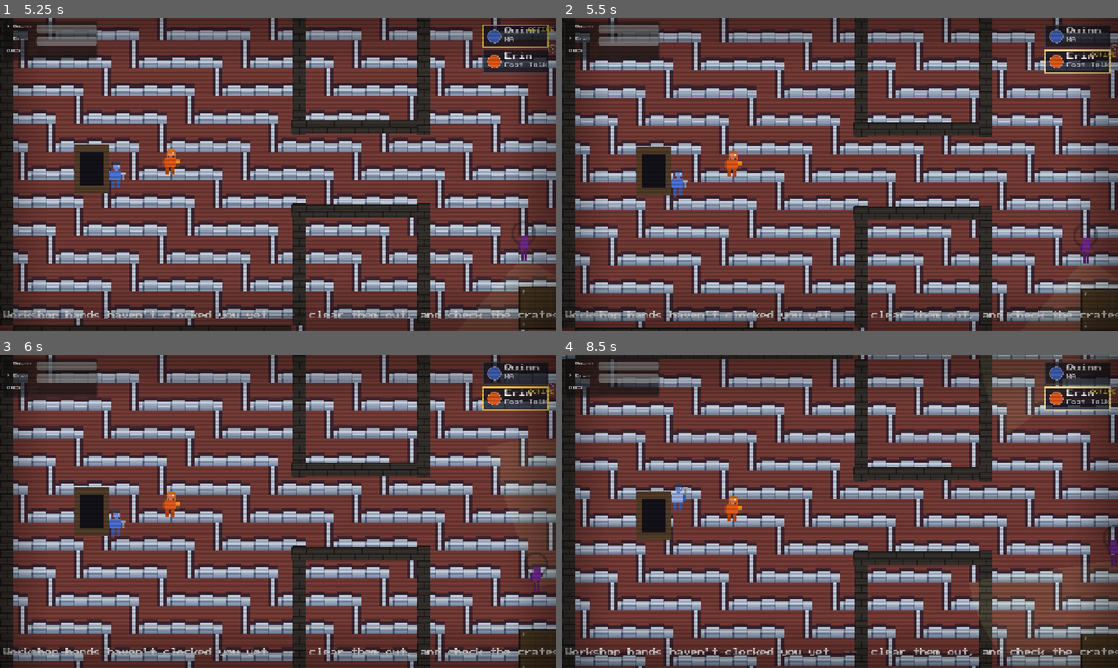
Above: before the commit, frames 1-4 (two rows, left to right).
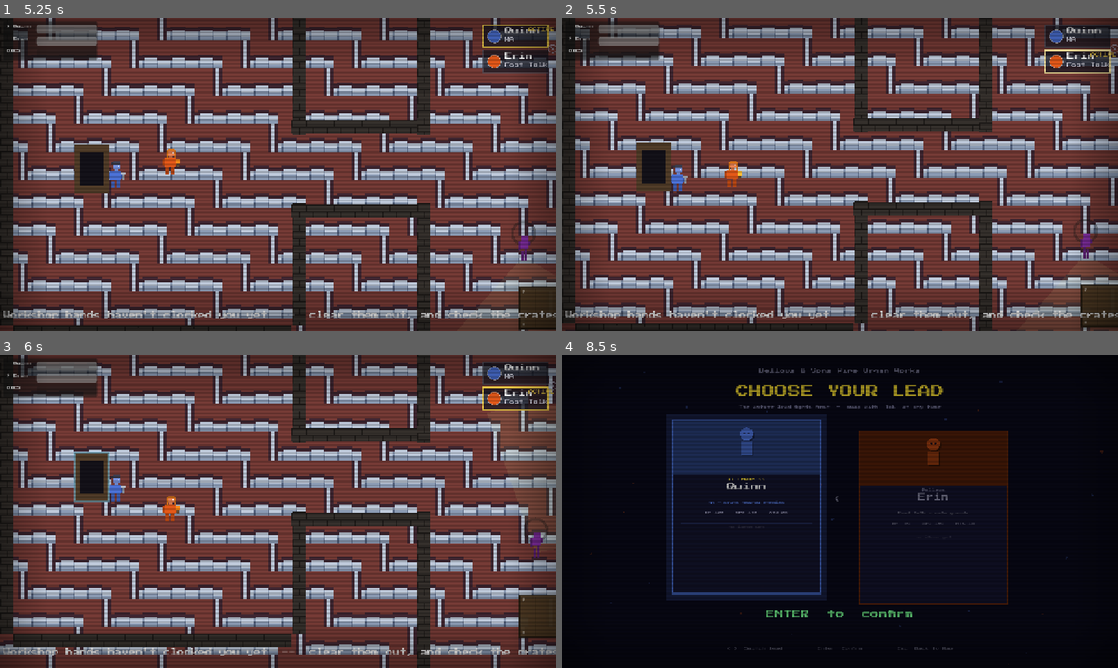
Above: after the commit, the same moments.

Repository: dougreichard/rpg_game
Game: Godot game, scene res://scenes/ui/TitleScreen.tscn
Two runs of this game, one before a commit and one after it. Both use one fixed random seed, a clock stepped at 60 frames per second and the inputs below.
Inputs (mouse positions are in pixels of both pictures, inside the frame that each line leads up to):
- Up to frame 1 (5.25 s): tap Enter (ui_accept) at 0.5, 0.77, 1.25, 3.77, 5 s; move the mouse to (400, 158) at 0.52 s; hold D (move_right) 0.53-1.25 s; tap Tab (swap) at 0.6, 2.3, 3.8 s; click (400, 158) at 0.67 s; drag from (166, 190) to (250, 237) at 1.27 s; move the mouse to (333, 105) at 2.02 s; hold D (move_right) 2.03-2.75 s; tap B (bies_mode) at 2.1 s; drag from (250, 237) to (111, 127) at 2.77 s; move the mouse to (444, 221) at 3.52 s; hold A (move_left) 3.53-4.25 s; tap G (special) at 3.6 s; drag from (111, 127) to (522, 252) at 4.27 s; move the mouse to (305, 174) at 5.02 s; hold S (move_down) from 5.03 s (still down); hold Shift from 5.03 s (still down); click (305, 174) at 5.17 s
- Up to frame 2 (5.5 s): keep holding S (move_down); keep holding Shift; tap Tab (swap) at 5.3 s
- Up to frame 3 (6 s): release S (move_down) at 5.75 s; release Shift at 5.75 s; drag from (194, 433) to (172, 511) at 5.77 s
- Up to frame 4 (8.5 s): move the mouse to (962, 495) at 6.52 s; hold W (move_up) 6.53-7.25 s; tap Ctrl at 6.6 s; tap Enter (ui_accept) at 6.77, 7.25, 8 s; tap Tab (swap) at 6.8, 8.3 s; drag from (728, 527) to (1106, 649) at 7.27 s; move the mouse to (895, 442) at 8.02 s; hold S (move_down) from 8.03 s (still down); hold F (attack) from 8.03 s (still down)

Frame 1 is identical in both runs. In frame 2, 41% of the frame differs, in the area x 0-100%, y 2-100%; in frame 3, 63%; in frame 4, 98%, in the area x 0-100%, y 0-100%.

Commit message:
Added CFannty's bottle

Diff:
--- /dev/null
+++ b/data/items/fannys_bottle.tres
@@ -0,0 +1,12 @@
+[gd_resource type="Resource" script_class="ItemData" load_steps=2 format=3]
+
+[ext_resource type="Script" path="res://scripts/systems/item_data.gd" id="1"]
+
+[resource]
+script = ExtResource("1")
+id = "fannys_bottle"
+display_name = "Fanny's Bottle"
+description = "A small dark bottle wrapped in cloth, wedged behind loose stones at the very end of the tunnel. Initials scratched into the base: F.B. Someone hid this here deliberately. It smells faintly of lavender and something you can't quite place."
+icon_color = Color(0.42, 0.18, 0.62, 1)
+owner_character = ""
+is_junk = false
--- a/scripts/autoload/game_manager.gd
+++ b/scripts/autoload/game_manager.gd
@@ -281,6 +281,11 @@
 	standby_player = prev
 	active_player.is_active = true
 	standby_player.is_active = false
+	# In single-player the keyboard must follow whoever is active.
+	# Co-op keeps each player bound to their own hardware prefix.
+	if not is_coop:
+		active_player.action_prefix = ""
+		standby_player.action_prefix = "p2_"
 	Audio.play("swap")
 	characters_swapped.emit()
 
--- a/scripts/levels/underground_tunnels.gd
+++ b/scripts/levels/underground_tunnels.gd
@@ -44,12 +44,18 @@
 const RustyKeyItem: ItemData      = preload("res://data/items/rusty_key.tres")
 const SecurityBadgeItem: ItemData = preload("res://data/items/security_badge.tres")
 const PocketLanternItem: ItemData = preload("res://data/items/pocket_lantern.tres")
+const FannysBottleItem: ItemData  = preload("res://data/items/fannys_bottle.tres")
 const KEY_LOOT_POS    := Vector2(560.0, 330.0)
 const BADGE_LOOT_POS  := Vector2(820.0, 350.0)
 const LANTERN_LOOT_POS := Vector2(300.0, 240.0)
+# Fanny's bottle: hidden at the very tip of the west-tunnel dead end, behind
+# Evan's rubble. Dark AND gated by rubble being cleared -- no hint is ever
+# shown for it. Both conditions must be met before it becomes visible.
+const FANNY_LOOT_POS  := Vector2(52.0, 288.0)
 # Persistence flags  --  kept separate so the restore logic stays readable.
 const LANTERN_LOOT_FLAG: String  = "lantern_loot_open"
 const DARK_LOOT_FLAG_KEYS := ["key_loot_open", "badge_loot_open"]
+const FANNY_LOOT_FLAG: String    = "fanny_loot_open"
 const PIP_RADIUS: float = 5.0
 const PIP_SPACING: float = 16.0
 const PIP_OFFSET_Y: float = -38.0
@@ -105,6 +111,9 @@
 # Dark loot boxes: hidden until the pocket lantern is held.
 var _dark_loot_boxes: Array = []
 var _dark_revealed: bool = false
+# Fanny's bottle: dark AND gated by rubble_cleared -- its own reveal flag.
+var _fanny_loot_box = null
+var _fanny_revealed: bool = false
 var _darkness: Node2D = null
 var _doorway = null
 
@@ -175,6 +184,10 @@
 	for box in _dark_loot_boxes:
 		if is_instance_valid(box):
 			box.visible = _dark_revealed
+	# Fanny's bottle: needs lantern AND rubble cleared.
+	_fanny_revealed = _has_lantern() and _rubble_cleared
+	if is_instance_valid(_fanny_loot_box):
+		_fanny_loot_box.visible = _fanny_revealed
 	if _enemies_cleared and _rubble_cleared and _hatch_hacked:
 		_cleared = true
 		hint_label.text = ""
@@ -260,6 +273,14 @@
 	add_child(badge_box)
 	_dark_loot_boxes.append(badge_box)
 
+	# Fanny's bottle: kept out of _dark_loot_boxes so _reveal_dark_boxes() doesn't
+	# expose it prematurely -- it needs BOTH lantern AND rubble cleared.
+	_fanny_loot_box = LootBoxScript.new()
+	_fanny_loot_box.setup(FannysBottleItem, FANNY_LOOT_POS,
+			GameManager.get_level_flag(LOCATION_ID, FANNY_LOOT_FLAG, false))
+	_fanny_loot_box.visible = false
+	add_child(_fanny_loot_box)
+
 # Darkness overlay: world-space dark rect with a player-centered glow.
 # z_index = 50 puts it above all Node2D world content (floor/walls/enemies/
 # players at z=0) but below any CanvasLayer (HUD etc.).
@@ -342,6 +363,11 @@
 			if _dark_loot_boxes[i].try_open(char_name, p.global_position):
 				GameManager.set_level_flag(LOCATION_ID, DARK_LOOT_FLAG_KEYS[i], true)
 				return
+	# Fanny's bottle  --  only openable when both lantern is held and rubble cleared.
+	if _fanny_revealed and is_instance_valid(_fanny_loot_box):
+		if _fanny_loot_box.try_open(char_name, p.global_position):
+			GameManager.set_level_flag(LOCATION_ID, FANNY_LOOT_FLAG, true)
+			return
 	# Rusty key shortcut door  --  usable by either character in the duo
 	if p.global_position.distance_to(SHORTCUT_DOOR_POS) < SHORTCUT_DOOR_RADIUS:
 		if GameManager.has_item("Evan", RustyKeyItem.id) or GameManager.has_item("Ethan", RustyKeyItem.id):
@@ -397,6 +423,11 @@
 		# Reveal dark loot boxes the first time the lantern is held.
 		if not _dark_revealed and lit:
 			_reveal_dark_boxes()
+		# Fanny's bottle: reveal the moment BOTH conditions are first met.
+		if not _fanny_revealed and lit and _rubble_cleared:
+			_fanny_revealed = true
+			if is_instance_valid(_fanny_loot_box):
+				_fanny_loot_box.visible = true
 	if is_instance_valid(GameManager.active_player):
 		var active_pos: Vector2 = GameManager.active_player.global_position
 		camera.global_position = active_pos
--- a/scripts/systems/placeholder_art.gd
+++ b/scripts/systems/placeholder_art.gd
@@ -269,7 +269,7 @@
 # runtime with nearest-neighbor so they fill the game's 32×32 tile grid cleanly.
 # Cached after first call; all 132 atlas positions registered so any tile index
 # can be addressed as Vector2i(col, row) in set_cell().
-static var _kenney_ts: TileSet = null
+static var _kenney_ts: TileSet = null  # invalidate if use_texture_padding changes
 
 static func make_kenney_tileset() -> TileSet:
 	if _kenney_ts != null:
@@ -282,7 +282,7 @@
 	var src := TileSetAtlasSource.new()
 	src.texture = ImageTexture.create_from_image(img)
 	src.texture_region_size = Vector2i(32, 32)
-	src.use_texture_padding = true
+	src.use_texture_padding = false
 	for row: int in 11:
 		for col: int in 12:
 			src.create_tile(Vector2i(col, row))
